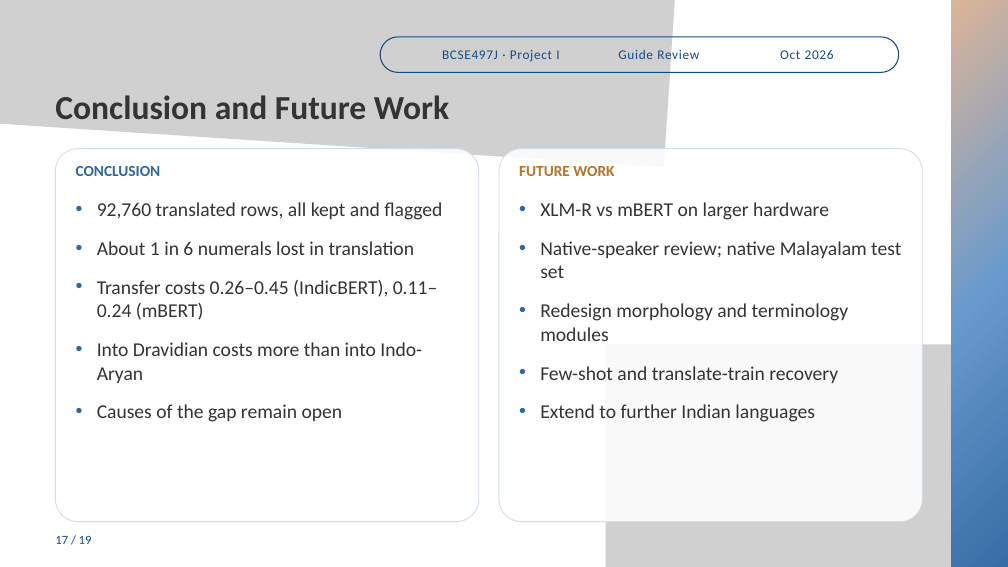
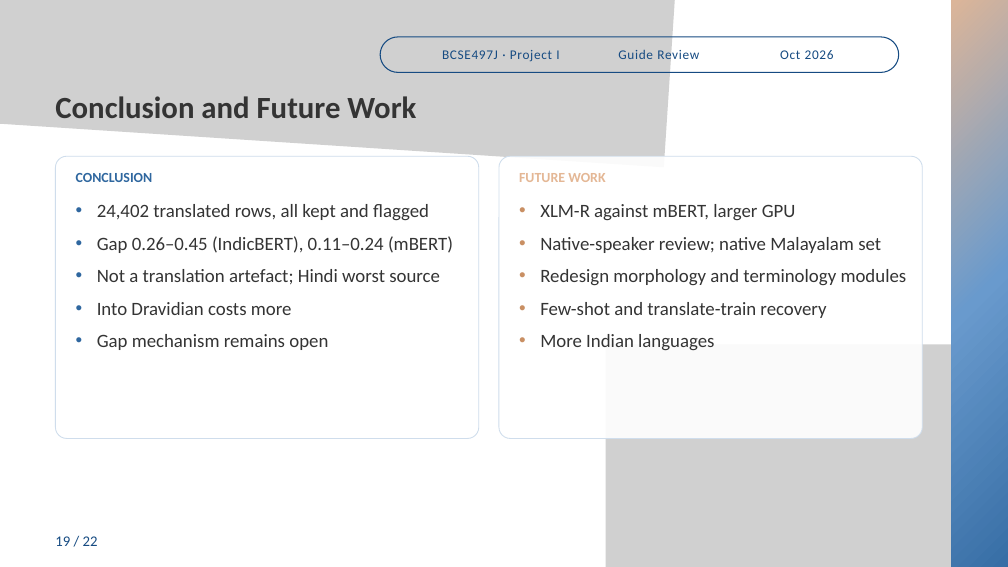
Before and after one commit to souparno-nag/Cross-Linguistic_Transfer_Diagnotic_for_Financial_NLP_in_Indic_Languages, a slide deck: slide 19 of presentation/BCSE497J_Project_I_Final_Review.pptx (slide 17 before the commit). Drawn at 1008x567 pixels with LibreOffice and Linux fonts; fonts in the diff are those of the drawing; grey boxes stand for pictures. Boxes give left, top, right and bottom in pixels: in the first picture for what was removed or moved away, otherwise in the second. Text is boxed around its words. In the diff, an @@ line names an element or a change of style, - is before the commit and + after.

Commit message:
Docs: update numeric report, add colour-pages PDF and report PDF; update review deck

```diff
--- a/presentation/BCSE497J_Project_I_Final_Review.pptx
+++ b/presentation/BCSE497J_Project_I_Final_Review.pptx
@@ text "Conclusion and Future Work" at (x1=55, y1=96, x2=416, y2=118): size 48 to 44 pt @@
@@ rounded rectangle resized from (x1=55, y1=149, x2=479, y2=522) to (x1=55, y1=156, x2=479, y2=438) @@
@@ rounded rectangle at (x1=55, y1=156, x2=479, y2=438): fill #FFFFFF at 88% opacity to #FFFFFF at 90% opacity; proportions changed @@
@@ text "CONCLUSION" moved from (x1=76, y1=166, x2=161, y2=176) to (x1=76, y1=173, x2=153, y2=182) @@
@@ text "CONCLUSION" at (x1=76, y1=173, x2=153, y2=182): size 22 to 19.9 pt @@
@@ rounded rectangle at (x1=499, y1=156, x2=922, y2=438): fill #FFFFFF at 88% opacity to #FFFFFF at 90% opacity; proportions changed @@
@@ rounded rectangle resized from (x1=499, y1=149, x2=922, y2=522) to (x1=499, y1=156, x2=922, y2=438) @@
@@ text "FUTURE WORK" moved from (x1=519, y1=166, x2=614, y2=176) to (x1=519, y1=173, x2=605, y2=182) @@
@@ text "FUTURE WORK" at (x1=519, y1=173, x2=605, y2=182): size 22 to 19.9 pt, text colour #B8742F to #E4B795 @@
@@ text at (x1=97, y1=204, x2=453, y2=350): text changed; size 28 to 26.9 pt @@
-• 92,760 translated rows, all kept and flagged
-• About 1 in 6 numerals lost in translation
-• Transfer costs 0.26–0.45 (IndicBERT), 0.11–0.24 (mBERT)
-• Into Dravidian costs more than into Indo-Aryan
-• Causes of the gap remain open
+• 24,402 translated rows, all kept and flagged
+• Gap 0.26–0.45 (IndicBERT), 0.11–0.24 (mBERT)
+• Not a translation artefact; Hindi worst source
+• Into Dravidian costs more
+• Gap mechanism remains open
@@ text at (x1=540, y1=204, x2=881, y2=253): text changed; size 28 to 26.9 pt @@
-• XLM-R vs mBERT on larger hardware
-• Native-speaker review; native Malayalam test set
+• XLM-R against mBERT, larger GPU
+• Native-speaker review; native Malayalam set
@@ text at (x1=540, y1=269, x2=907, y2=318): size 28 to 26.9 pt in "Redesign morphology and terminology modules", "Few-shot and translate-train recovery"; less space between paragraphs; bullet colour #2F679F to #C98F63 @@
@@ text at (x1=540, y1=334, x2=714, y2=350): text changed; size 28 to 26.9 pt @@
-• Extend to further Indian languages
+• More Indian languages
@@ text at (x1=55, y1=536, x2=98, y2=546): text changed; size 18 to 21.1 pt @@
-17 / 19
+19 / 22
```
Also in this commit, not shown: 9 other slides changed, 12 slides added, 9 slides removed, 4 other files.
